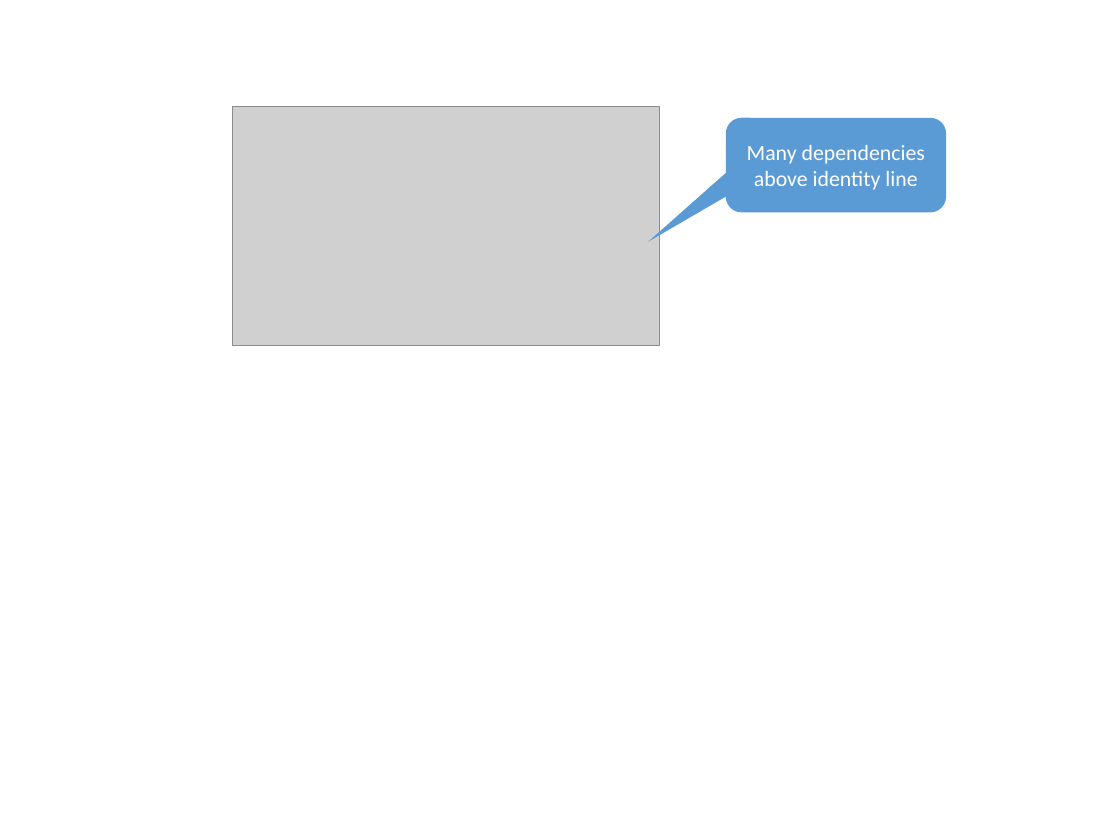
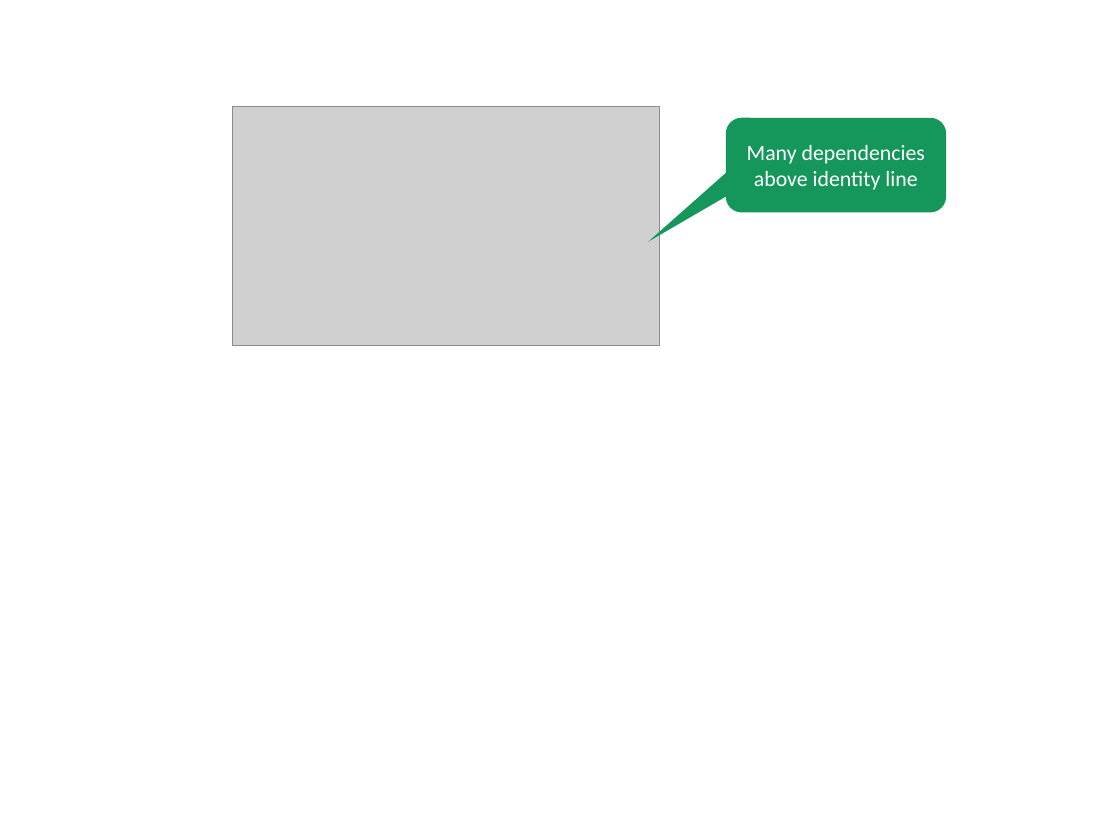
Before and after one commit to dsmsuite/dsmsuite.github.io, a slide deck: slide 7 of assets/img/Images.pptx (slide 8 before the commit). Drawn at 1120x840 pixels with LibreOffice and Linux fonts; fonts in the diff are those of the drawing; grey boxes stand for pictures. Boxes give left, top, right and bottom in pixels: in the first picture for what was removed or moved away, otherwise in the second. Text is boxed around its words. In the diff, an @@ line names an element or a change of style, - is before the commit and + after.

```diff
--- a/assets/img/Images.pptx
+++ b/assets/img/Images.pptx
@@ rounded speech box "Many dependencies above identity line" at [726, 118, 946, 212]: fill #5B9BD5 to #15965A @@
```
Also in this commit, not shown: 12 other slides changed, 1 slide removed, 13 other files.
